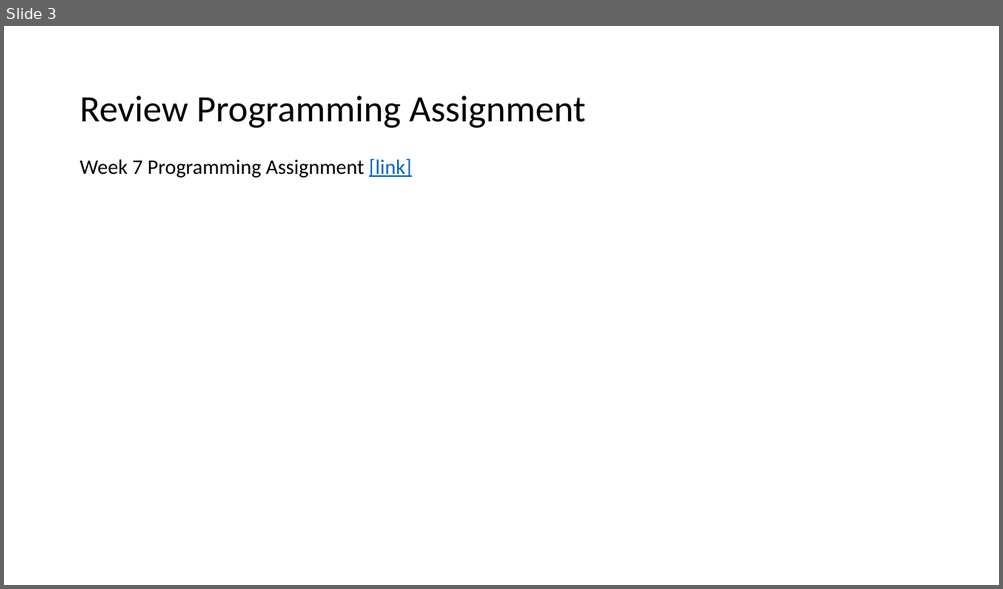
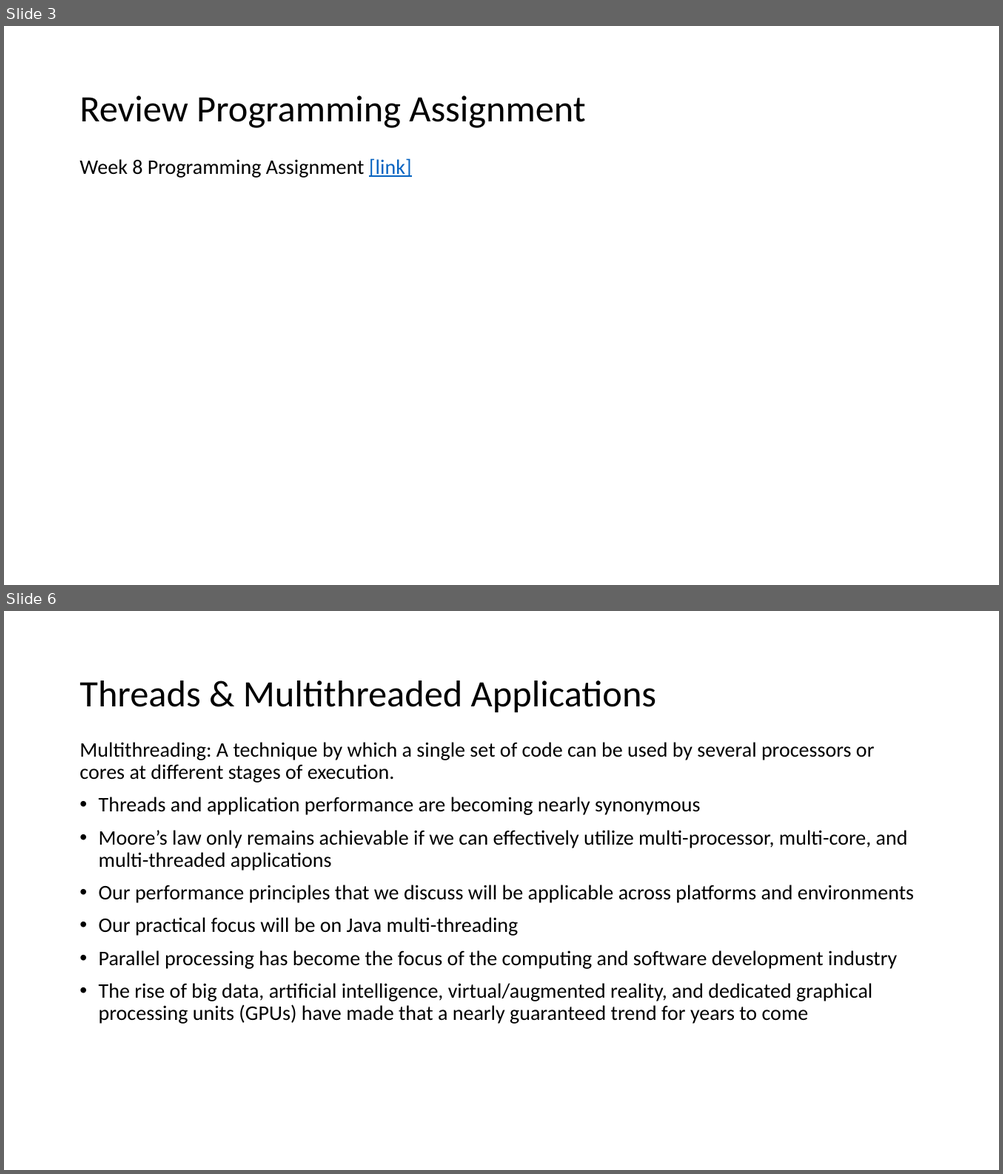
Before and after one commit to EricJPogue/www-epogue-info, a slide deck: CPSC-24500/Week08/2017SpringW08Slides.pptx. Shown one above the other, each under a label of ours: slide 3 before the commit, slides 3 and 6 after it; the slides between them are not shown. The pictures are 1003x589 and 1003x1174 pixels, drawn with LibreOffice and Linux fonts; fonts in the diff are those of the drawing. Boxes give left, top, right and bottom in pixels: in the first picture for what was removed or moved away, otherwise in the second. Text is boxed around its words. In the diff, an @@ line names an element or a change of style, - is before the commit and + after.

```diff
--- a/CPSC-24500/Week08/2017SpringW08Slides.pptx
+++ b/CPSC-24500/Week08/2017SpringW08Slides.pptx
@@ slide 6 added at (x1=4, y1=611, x2=999, y2=1170), background #FFFFFF @@
@@ title added at (x1=79, y1=681, x2=656, y2=712), 36 pt, text #000000 @@
+Threads & Multithreaded Applications
@@ text added at (x1=79, y1=742, x2=913, y2=1024), 20 pt, text #000000 @@
+Multithreading: A technique by which a single set of code can be used by several processors or cores at different stages of execution.
+• Threads and application performance are becoming nearly synonymous
+• Moore’s law only remains achievable if we can effectively utilize multi-processor, multi-core, and multi-threaded applications
+• Our performance principles that we discuss will be applicable across platforms and environments
+• Our practical focus will be on Java multi-threading
+• Parallel processing has become the focus of the computing and software development industry
+• The rise of big data, artificial intelligence, virtual/augmented reality, and dedicated graphical processing units (GPUs) have made that a nearly guaranteed trend for years to come
@@ slide 3 changed as well @@
@@ text at (x1=79, y1=158, x2=411, y2=178): text changed @@
-Week 7 Programming Assignment [link]
+Week 8 Programming Assignment [link]
```
Also in this commit, not shown: 3 other slides changed, 14 other slides added, 10 slides removed, 3 other files.
